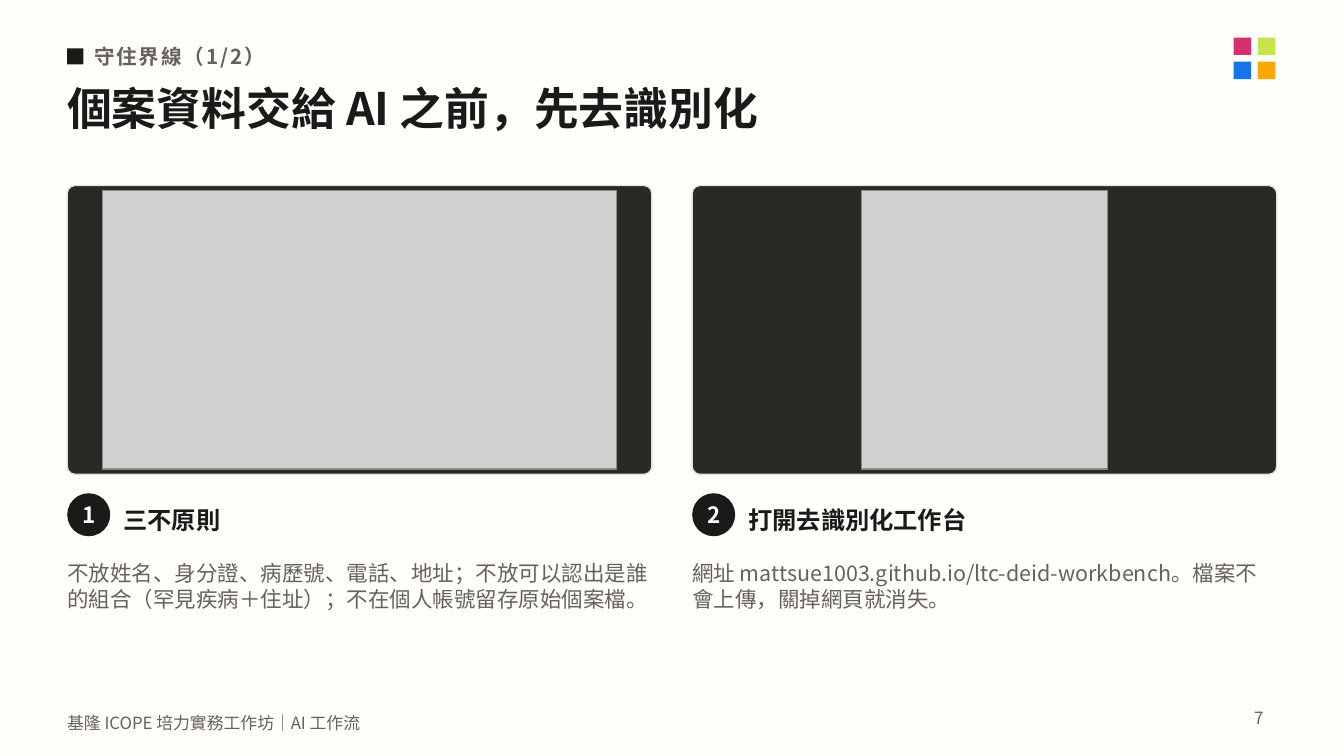
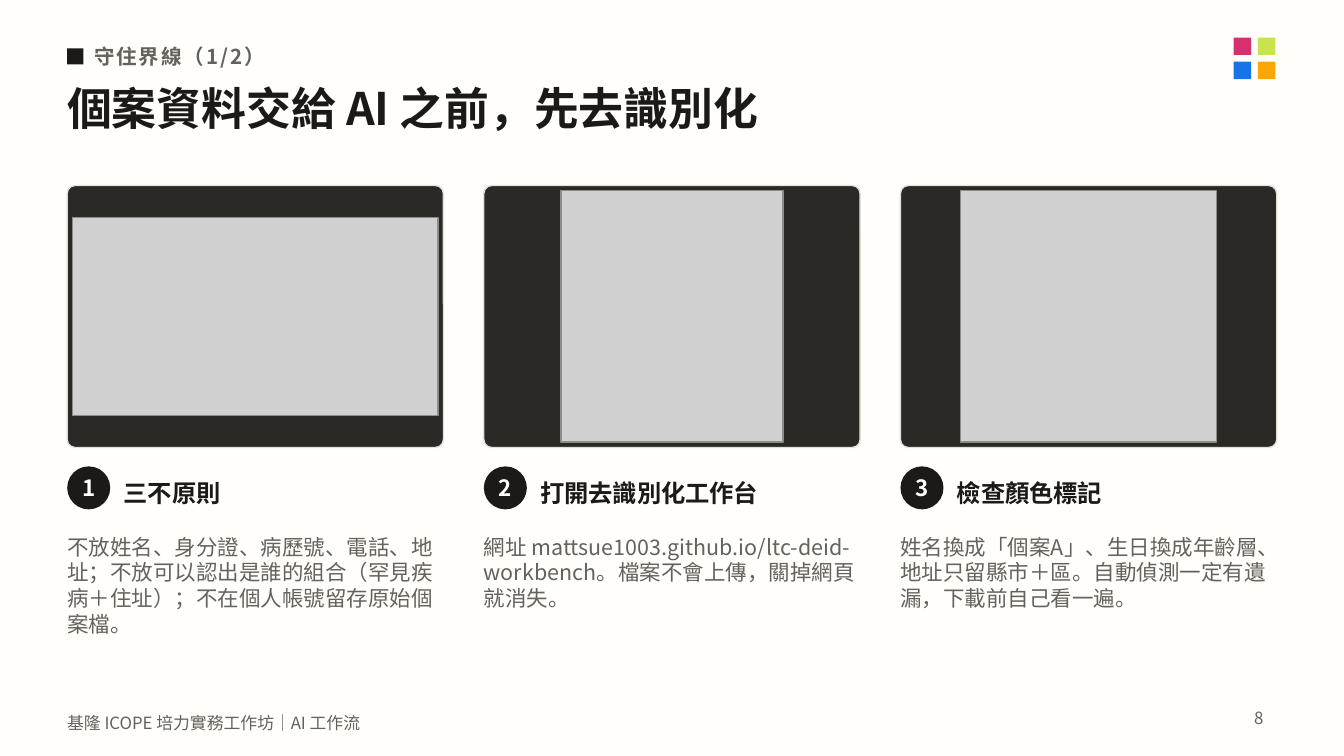
Before and after one commit to mattsue1003/keelung-icope-ai, a slide deck: slide 8 of 基隆ICOPE_AI工作坊_講義.pptx (slide 7 before the commit). Drawn at 1344x756 pixels with LibreOffice and Linux fonts; fonts in the diff are those of the drawing; grey boxes stand for pictures. Boxes give left, top, right and bottom in pixels: in the first picture for what was removed or moved away, otherwise in the second. Text is boxed around its words. In the diff, an @@ line names an element or a change of style, - is before the commit and + after.

```diff
--- a/基隆ICOPE_AI工作坊_講義.pptx
+++ b/基隆ICOPE_AI工作坊_講義.pptx
@@ rounded rectangle: place and size @@
-rounded rectangle at (67, 185, 652, 474)
+rounded rectangle at (67, 185, 444, 448)
@@ rounded rectangle at (67, 185, 444, 448): proportions changed @@
@@ rounded rectangle at (484, 185, 860, 448): proportions changed @@
@@ rounded rectangle: place and size @@
-rounded rectangle at (692, 185, 1277, 474)
+rounded rectangle at (484, 185, 860, 448)
@@ picture: place and size @@
-picture at (862, 191, 1107, 469)
+picture at (560, 191, 782, 442)
@@ rounded rectangle added at (900, 185, 1277, 448), fill #2A2925, outline #E4E0D6 0.75 pt @@
@@ picture added at (961, 191, 1216, 442) @@
@@ picture: place and size @@
-picture at (102, 191, 616, 469)
+picture at (73, 218, 438, 415)
@@ text "1": place and size @@
-text "1" at (82, 506, 95, 523)
+text "1" at (82, 479, 95, 496)
@@ ellipse: place and size @@
-ellipse at (67, 493, 110, 536)
+ellipse at (67, 466, 110, 509)
@@ text "三不原則": place and size @@
-text "三不原則" at (124, 509, 221, 531)
+text "三不原則" at (124, 482, 221, 504)
@@ text "2": place and size @@
-text "2" at (707, 506, 720, 523)
+text "2" at (499, 479, 512, 496)
@@ ellipse: place and size @@
-ellipse at (692, 493, 735, 536)
+ellipse at (484, 466, 527, 509)
@@ text "打開去識別化工作台": place and size @@
-text "打開去識別化工作台" at (749, 508, 967, 532)
+text "打開去識別化工作台" at (540, 481, 758, 505)
@@ ellipse added at (900, 466, 943, 509), fill #1B1A18 @@
@@ text added at (915, 479, 928, 497), 12 pt, text #FFFFFF, bold @@
+3
@@ text added at (957, 481, 1102, 504), 13 pt, text #1B1A18, bold @@
+檢查顏色標記
@@ text "不放姓名、身分證、病歷號、電話、地址；不放可以認出是誰的組合（罕見疾病＋住址）；不在個人帳號留存原始個案檔。" rewrapped from (67, 563, 648, 610) to (67, 537, 433, 634) @@
@@ text "網址 mattsue1003.github.io/ltc-deid-workbench。檔案不會上傳，關掉網頁就消失。" rewrapped from (692, 563, 1257, 609) to (484, 537, 855, 608) @@
@@ text added at (900, 537, 1279, 608), 11.5 pt, text #66625B @@
+姓名換成「個案A」、生日換成年齡層、地址只留縣市＋區。自動偵測一定有遺漏，下載前自己看一遍。
@@ page number at (1254, 711, 1263, 724): text changed @@
-7
+8
```
Also in this commit, not shown: 7 other slides changed, 6 slides added, 20 other files.
